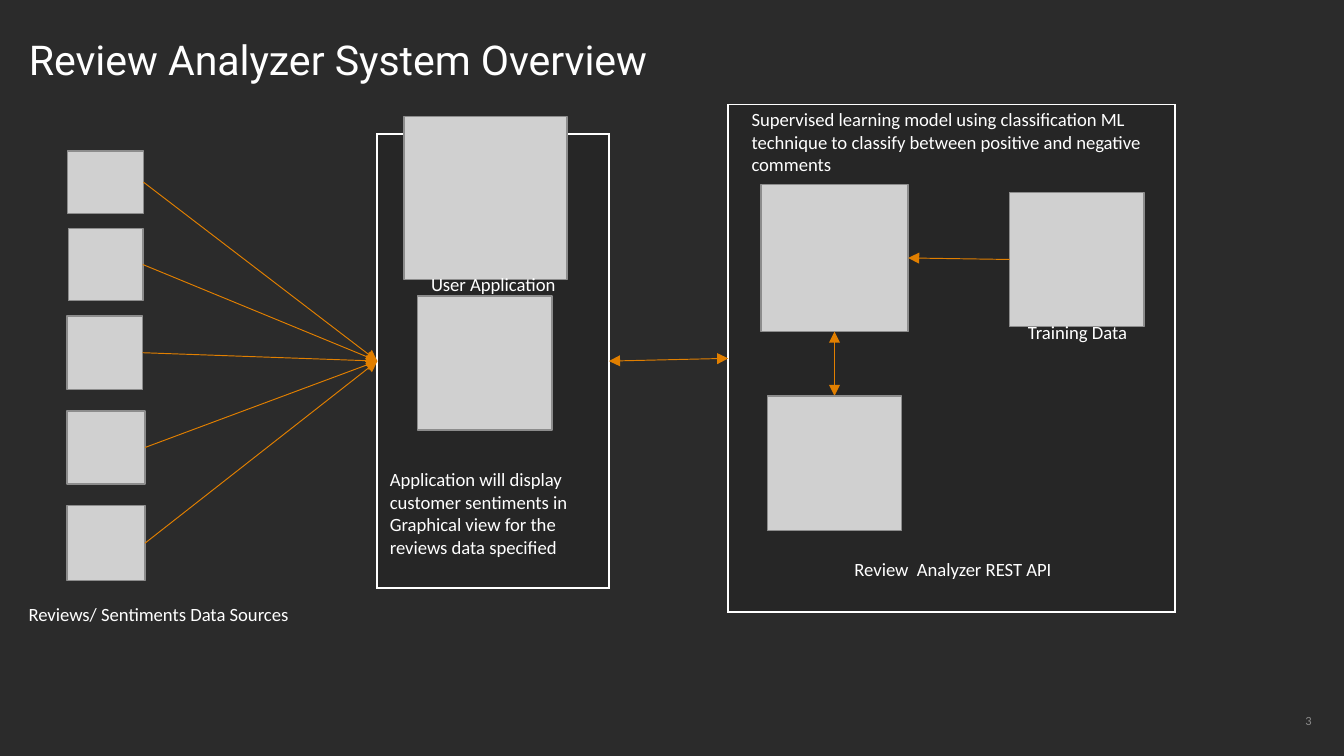
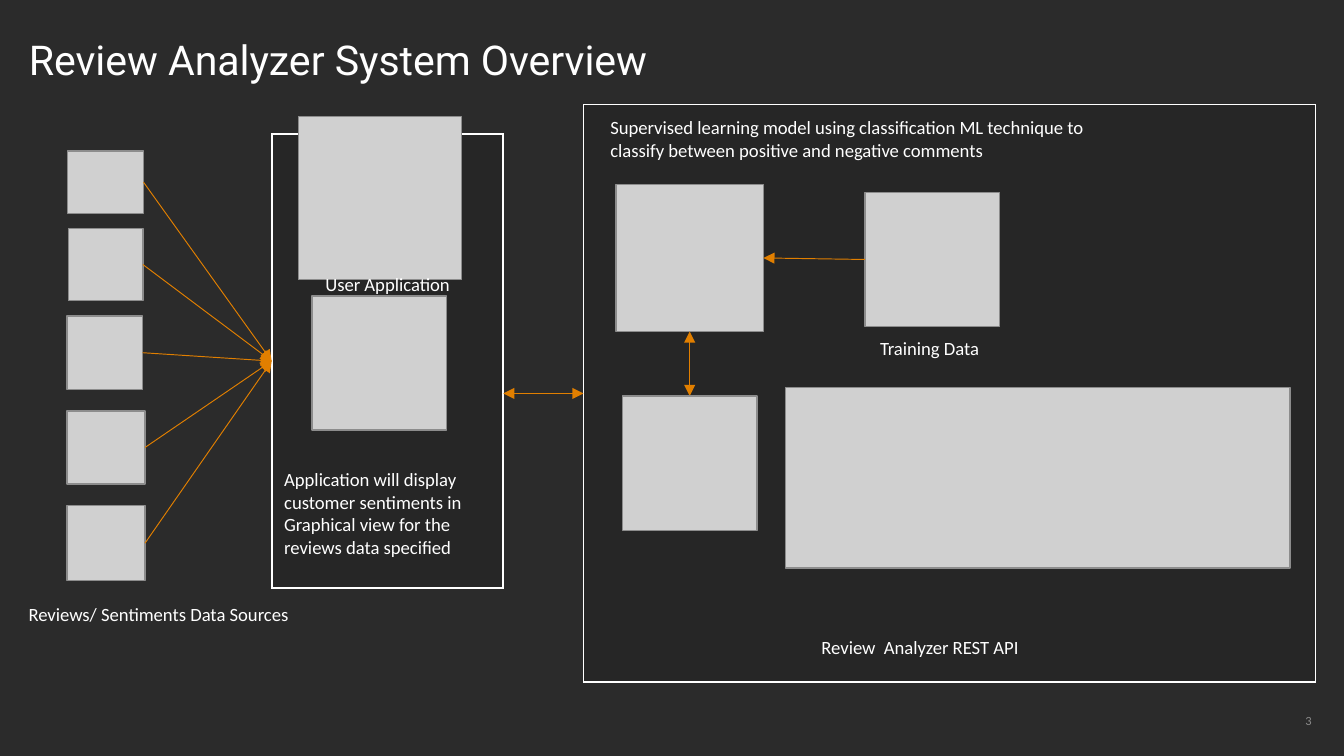
Before and after one commit to sumitkadu/ReviewAnalyzer, a slide deck: slide 3 of Review and analysis.pptx. Drawn at 1344x756 pixels with LibreOffice and Linux fonts; fonts in the diff are those of the drawing; grey boxes stand for pictures; background and template pictures are left out; a plain dark background stands for a picture behind light text. Boxes give left, top, right and bottom in pixels: in the first picture for what was removed or moved away, otherwise in the second. Text is boxed around its words. In the diff, an @@ line names an element or a change of style, - is before the commit and + after.

```diff
--- a/Review and analysis.pptx
+++ b/Review and analysis.pptx
@@ rectangle: place and size @@
-rectangle at box(728, 105, 1175, 613)
+rectangle at box(583, 105, 1316, 683)
@@ text "Supervised learning model using classification ..." rewrapped from box(752, 113, 1140, 171) to box(610, 121, 1083, 160) @@
@@ 2 pictures, 2 texts, 1 rectangle: place and size @@
-2 pictures, 2 texts, 1 rectangle at box(378, 117, 609, 589)
+2 pictures, 2 texts, 1 rectangle at box(271, 117, 503, 589)
@@ arrow moved from (144, 183) - (378, 362) to (144, 183) - (271, 362) @@
@@ arrow moved from (142, 265) - (378, 362) to (142, 265) - (271, 362) @@
@@ 3 pictures, 1 double arrow, 1 arrow: place and size @@
-3 pictures, 1 double arrow, 1 arrow at box(761, 184, 1144, 531)
+3 pictures, 1 double arrow, 1 arrow at box(616, 184, 1000, 531)
@@ arrow moved from (142, 352) - (378, 362) to (142, 352) - (271, 362) @@
@@ text "Training Data": place and size @@
-text "Training Data" at box(1028, 324, 1127, 342)
+text "Training Data" at box(880, 342, 979, 358)
@@ arrow moved from (145, 543) - (378, 362) to (145, 543) - (271, 362) @@
@@ arrow moved from (145, 448) - (378, 362) to (145, 448) - (271, 362) @@
@@ picture added at box(785, 387, 1289, 567) @@
@@ double arrow moved from (609, 362) - (728, 359) to (503, 394) - (583, 394) @@
@@ text "Review Analyzer REST API": place and size @@
-text "Review Analyzer REST API" at box(854, 563, 1051, 579)
+text "Review Analyzer REST API" at box(821, 641, 1018, 657)
```
Also in this commit, not shown: 1 other slide changed.
